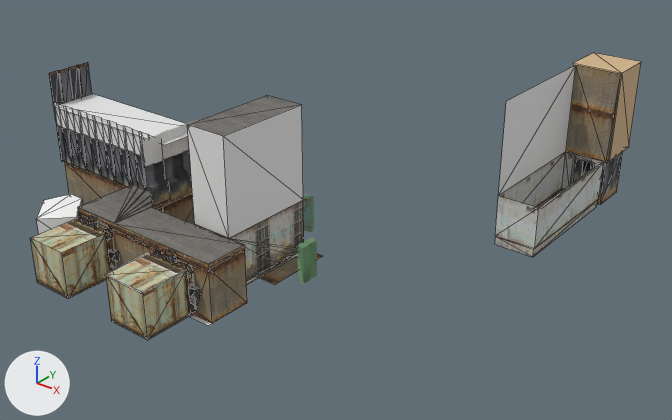
The COLLADA model assets/gen.dae as it was, and as the next commit left it.
One viewpoint serves both versions: a 50 mm camera at (32.7, -22.0, 18.0) aimed at (10.5, 5.8, 0.8). The axes (+X, +Y, +Z) are drawn at lower left. The lights are the same throughout. Mesh edges are drawn as thin lines on the coarser meshes. Where no turn or scale is listed for an object, it has been applied to the vertices. Vertices at the same position are counted once.

Names of what the first picture shows: 'convex', 'corrugation_1', 'group_0', 'group_1', 'group_11', 'group_18', 'group_2', 'group_20', 'group_5', 'group_6', 'group_7', 'group_8'.
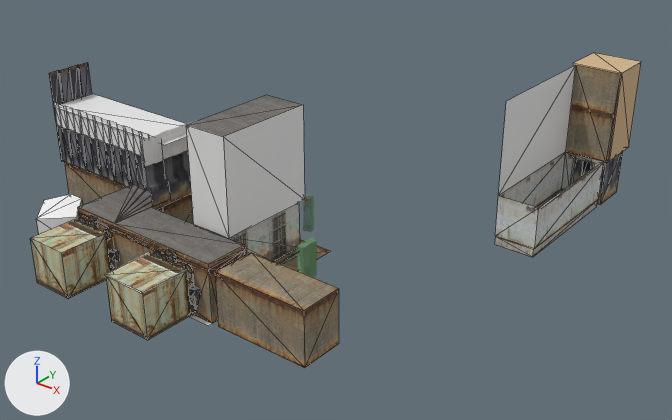
Where the change shows, as pixel boxes (x1, y1, x2, y2) in the pictures (672 x 420 px):
```json
{"object": "group_20", "change": "reshaped", "before": [187, 95, 304, 281], "after": [186, 95, 305, 262]}
{"object": "SketchUp", "change": "now drawn", "after": [215, 253, 339, 368], "on screen": "brown"}
{"object": "group_0", "change": "reshaped", "before": [65, 162, 247, 323], "after": [65, 162, 245, 323]}
{"object": "group_11", "change": "moved", "before": [256, 253, 322, 284], "after": [274, 240, 331, 271]}
{"part": 1, "of": "me_group_0", "change": "built on", "before": [209, 250, 247, 323], "after": [209, 250, 245, 323]}
```

Scene script edits in JSON lines:
```json
{"block": "me_group_0", "where": "# used by ob_group_0; location = (0.0, -5.15, -0.05)"}
{"op": "remove", "block": "me_group_0", "code": "me_group_0.from_pydata(...)  # 51 vertices, 79 faces; spans x 0.0..11.8, y 2.35..7.25, z 0.0..2.25"}
{"op": "add", "block": "me_group_0", "code": "me_group_0.from_pydata(...)  # 55 vertices, 85 faces; spans x 0.0..11.8, y 2.35..7.25, z 0.0..2.25"}
{"block": "me_group_0", "change": "me_group_0 part 1"}
{"block": "me_group_0", "change": "3 faces are deleted"}
{"block": "me_group_0", "change": "4 vertices in x 9.5..10.5, y 4.15, z 0.05..2.05 move by (-0.03, 0.0, 0.0)"}
{"block": "me_group_0", "change": "4 vertices are added at (11.8, 3.75, 0.05), (11.8, 2.75, 0.05), (11.8, 2.75, 2.05), (11.8, 3.75, 2.05)"}
{"block": "me_group_0", "change": "3 new faces join them, mat_floor2 (picture img_floor2_png)"}
{"block": "me_group_0", "change": "6 new faces join them, mat_twotonewall (picture img_twotonewall_png)"}
{"block": "me_group_20", "where": "# used by ob_group_20; location = (11.5, 9.2, -1.0)"}
{"op": "remove", "block": "me_group_20", "code": "me_group_20.from_pydata(...)  # 61 vertices, 112 faces; spans x -2.6..-0.8, y -10.2..-5.7, z 0.98..7.2"}
{"op": "add", "block": "me_group_20", "code": "me_group_20.from_pydata(...)  # 80 vertices, 149 faces; spans x -2.6..-0.75, y -10.2..-5.65, z 0.98..7.2"}
{"block": "me_group_20", "change": "me_group_20 part 2: 8 vertices moved from x -2.6..-0.8, y -10.2..-5.7, z 1.0..7.2 to x -2.6..-1.03, y -10.2..-5.7, z 1.0..7.2; 25 vertices removed from x -2.6..-0.8, y -10.2..-5.7, z 1.0..7.2; 44 vertices added at x -2.6..-0.75, y -10.2..-5.65, z 0.98..7.2"}
{"op": "add", "block": "me_group_20", "code": "me_group_20.materials.append(mat_material)  # white #ffffff"}
{"op": "add", "block": "me_sketchup", "code": ["me_sketchup = bpy.data.meshes.new('SketchUp')", "me_sketchup.from_pydata(...)  # 16 vertices, 26 faces; spans x 11.8..16.1, y -2.8..-1.0, z 0.0..2.2", "# faces by material slot: [20, 6]", "me_sketchup.materials.append(mat_twotonewall)  # picture img_twotonewall_png", "me_sketchup.materials.append(mat_floor2)  # picture img_floor2_png"]}
{"op": "set", "path": "ob_sketchup", "old": "bpy.data.objects.new('SketchUp', None)", "new": "bpy.data.objects.new('SketchUp', me_sketchup)"}
{"op": "set", "path": "ob_group_11.location", "old": "(10.54, 3.2, 0.0)", "new": "(10.54, 3.7, 0.0)"}
```
